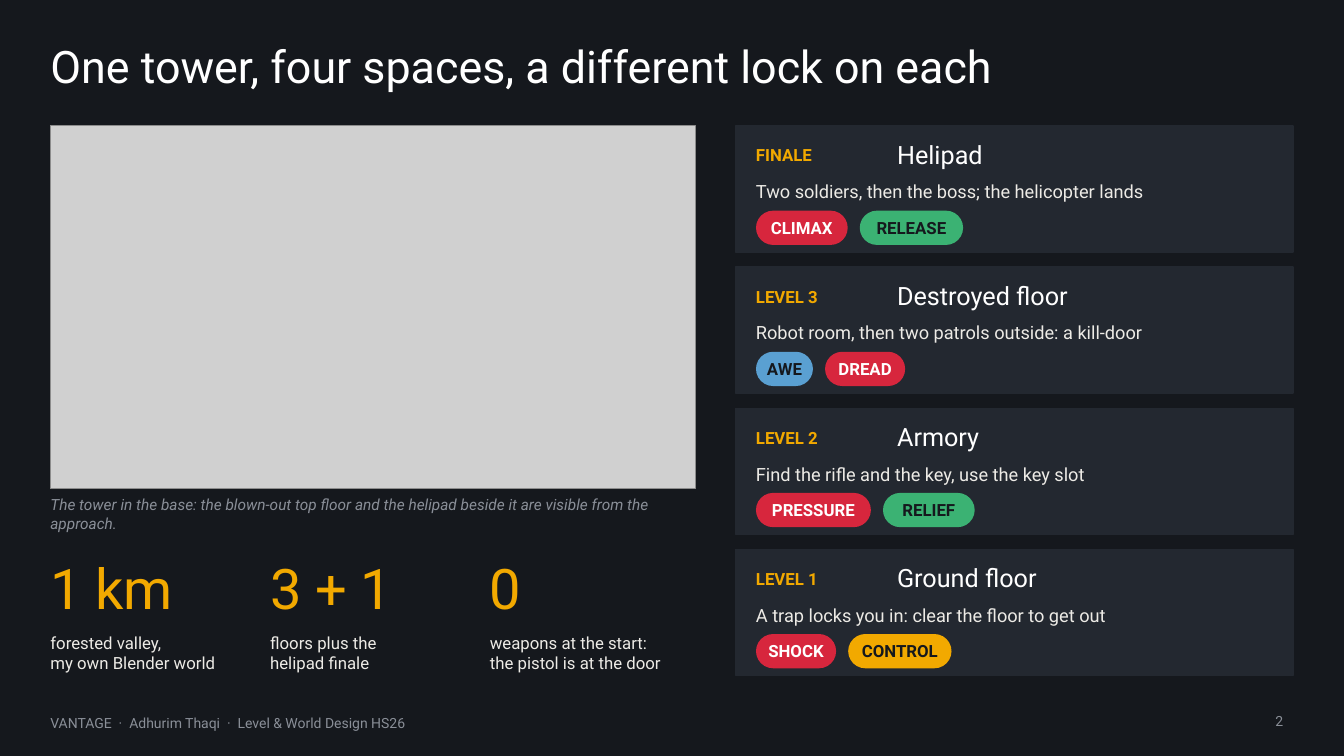
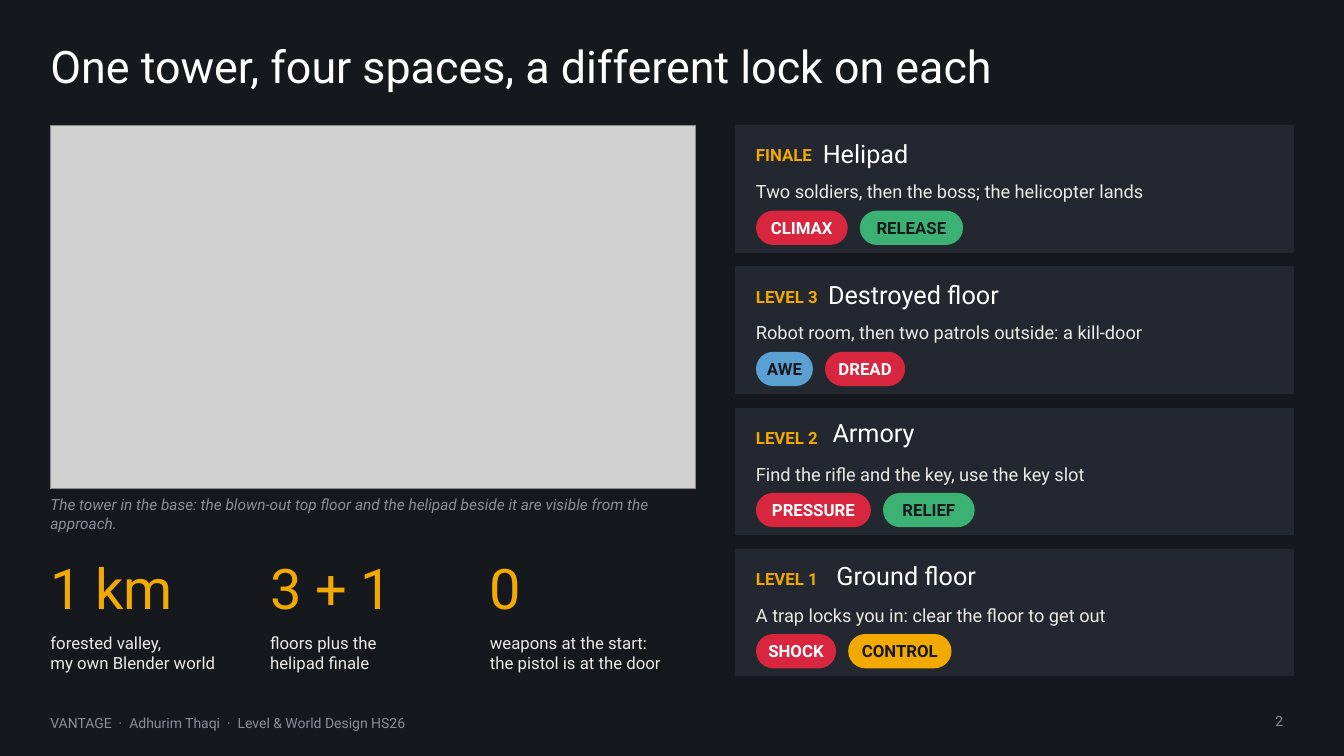
Before and after one commit to AdhurimThaqi/vantage-level-world-design, a slide deck: slide 2 of PaperDocumentation-/Presentation/VANTAGE_Presentation.pptx. Drawn at 1344x756 pixels with LibreOffice and Linux fonts; fonts in the diff are those of the drawing; grey boxes stand for pictures. Boxes give left, top, right and bottom in pixels: in the first picture for what was removed or moved away, otherwise in the second. Text is boxed around its words. In the diff, an @@ line names an element or a change of style, - is before the commit and + after.

```diff
--- a/PaperDocumentation-/Presentation/VANTAGE_Presentation.pptx
+++ b/PaperDocumentation-/Presentation/VANTAGE_Presentation.pptx
@@ text "Helipad": place and size @@
-text "Helipad" at box(897, 145, 983, 169)
+text "Helipad" at box(823, 144, 909, 168)
@@ text "Destroyed floor": place and size @@
-text "Destroyed floor" at box(897, 286, 1068, 311)
+text "Destroyed floor" at box(828, 285, 999, 310)
@@ text "Armory": place and size @@
-text "Armory" at box(897, 428, 979, 452)
+text "Armory" at box(833, 424, 915, 448)
@@ text "Ground floor": place and size @@
-text "Ground floor" at box(897, 568, 1037, 588)
+text "Ground floor" at box(836, 566, 976, 586)
```
Also in this commit, not shown: 2 other slides changed, 1 slide added, 1 other file.
